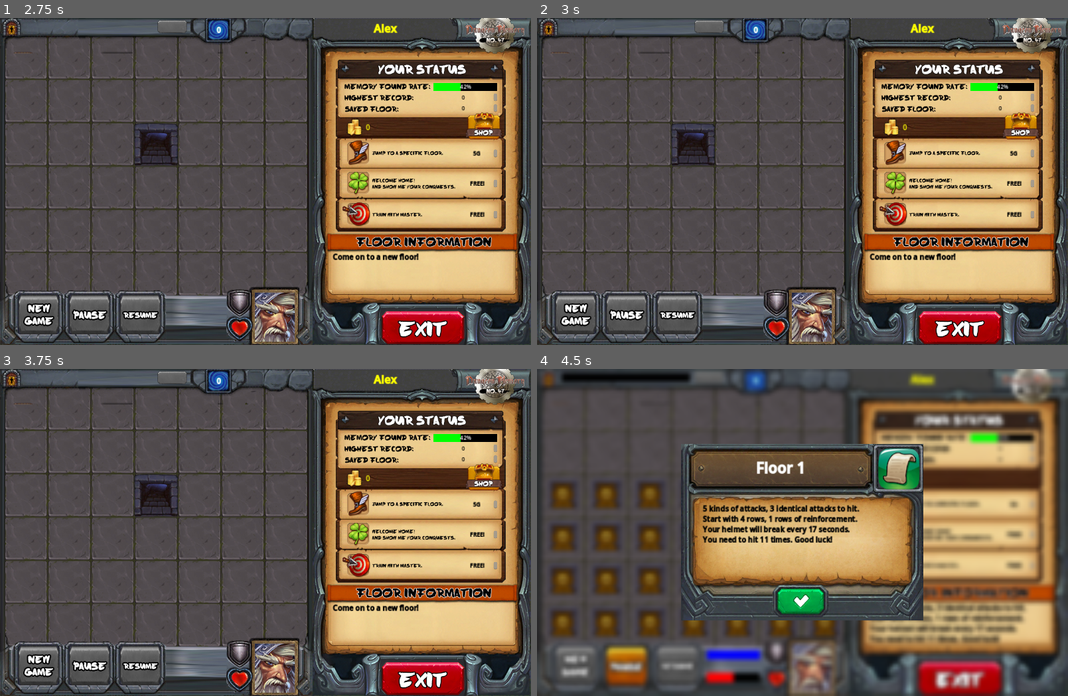
Above: before the commit, frames 1-4 (two rows, left to right).
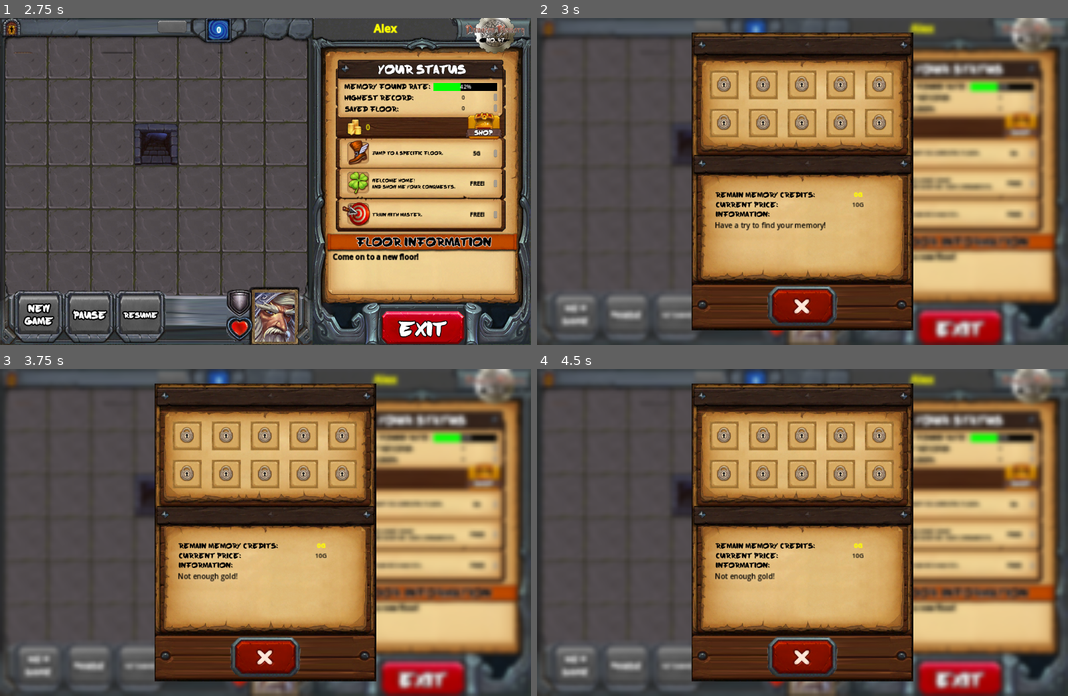
Above: after the commit, the same moments.

Repository: zjbthomas/MemoryDungeon
Game: Godot game, scene res://scenes/Login.tscn
Same seed, same stepped clock (60 frames per second), same inputs: the game is played once before the commit and once after it.
Inputs (mouse positions are in pixels of both pictures, inside the frame that each line leads up to):
- Up to frame 1 (2.75 s): click (297, 246) at 0.52 s; type "Alex" at 0.6 s; click (297, 266) at 0.75 s; type "12" at 0.83 s; click (265, 305) at 1.25 s; click (265, 250) at 2 s
- Up to frame 2 (3 s): click (1020, 125) at 2.75 s
- Up to frame 3 (3.75 s): click (185, 434) at 3.52 s
- Up to frame 4 (4.5 s): click (690, 496) at 4.25 s

Frame 1 is identical in both runs. In frame 2, 52% of the frame differs, in the area x 0-100%, y 0-100%; in frame 3, 52%; in frame 4, 45%.

Commit message:
Implemented shop window and fixed some bugs

Diff:
--- a/Godot/scenes/Main.tscn
+++ b/Godot/scenes/Main.tscn
@@ -35,6 +35,7 @@
 [connection signal="next_floor_button_pressed" from="MainGUI" to="." method="_on_main_gui_next_floor_button_pressed"]
 [connection signal="pause_button_pressed" from="MainGUI" to="." method="_on_main_gui_pause_button_pressed"]
 [connection signal="resume_button_pressed" from="MainGUI" to="." method="_on_main_gui_resume_button_pressed"]
+[connection signal="shop_button_pressed" from="MainGUI" to="." method="_on_main_gui_shop_button_pressed"]
 [connection signal="card_button_pressed" from="MainGUI/Board" to="." method="_on_board_card_button_pressed"]
 [connection signal="timeout" from="AMTimer" to="." method="_on_am_timer_timeout"]
 [connection signal="timeout" from="SettleTimer" to="." method="_on_settle_timer_timeout"]
--- a/Godot/scenes/MainGUI.tscn
+++ b/Godot/scenes/MainGUI.tscn
@@ -466,5 +466,6 @@
 [connection signal="pressed" from="LeftPanel/GameControls/NextFloorButton" to="." method="_on_next_floor_button_pressed"]
 [connection signal="pressed" from="LeftPanel/GameStatus/BottomPanel/HeroSprite/HeroButton" to="." method="_on_hero_button_pressed"]
 [connection signal="pressed" from="RightPanel/UserStatus/CollectionBar/CollectionButton" to="." method="_on_collection_button_pressed"]
+[connection signal="pressed" from="RightPanel/GameFunctions/ShopFunction/ShopButton" to="." method="_on_shop_button_pressed"]
 [connection signal="pressed" from="RightPanel/GameFunctions/AIFunction/AIButton" to="." method="_on_ai_button_pressed"]
 [connection signal="pressed" from="RightPanel/ExitButton" to="." method="_on_exit_button_pressed"]
--- a/Godot/scenes/MessageWindowGUI.tscn
+++ b/Godot/scenes/MessageWindowGUI.tscn
@@ -79,5 +79,6 @@
 icon = ExtResource("4_mb26j")
 flat = true
 
+[connection signal="card_button_pressed" from="ImageContainer/CardInDraw" to="." method="_on_card_in_draw_card_button_pressed"]
 [connection signal="card_flipped" from="ImageContainer/CardInDraw" to="." method="_on_card_in_draw_card_flipped"]
 [connection signal="pressed" from="OKButton" to="." method="_on_ok_button_pressed"]
--- /dev/null
+++ b/Godot/scenes/ShopWindowGUI.tscn
@@ -0,0 +1,180 @@
+[gd_scene load_steps=9 format=3 uid="uid://dqwwfgq1xf2v0"]
+
+[ext_resource type="Texture2D" uid="uid://u2nl7red8vox" path="res://images/screens/form_shop.jpg" id="1_jcu2q"]
+[ext_resource type="Script" path="res://scripts/scenes/ShopWindowGUI.gd" id="2_6lyy6"]
+[ext_resource type="Texture2D" uid="uid://crqgl7v3riaee" path="res://images/screens/button_close.png" id="3_i2jod"]
+[ext_resource type="PackedScene" uid="uid://cc1yjbeih51ex" path="res://scenes/CardInDraw.tscn" id="4_1rf4o"]
+
+[sub_resource type="StyleBoxEmpty" id="StyleBoxEmpty_uyumv"]
+
+[sub_resource type="StyleBoxEmpty" id="StyleBoxEmpty_xgy1o"]
+
+[sub_resource type="StyleBoxEmpty" id="StyleBoxEmpty_43dr4"]
+
+[sub_resource type="StyleBoxEmpty" id="StyleBoxEmpty_6euyw"]
+
+[node name="ShopWindowGUI" type="TextureRect"]
+texture = ExtResource("1_jcu2q")
+script = ExtResource("2_6lyy6")
+
+[node name="Shelf" type="GridContainer" parent="."]
+layout_mode = 1
+anchors_preset = 15
+anchor_right = 1.0
+anchor_bottom = 1.0
+offset_left = 32.0
+offset_top = 77.0
+offset_right = -34.0
+offset_bottom = -420.0
+grow_horizontal = 2
+grow_vertical = 2
+columns = 5
+
+[node name="AspectRatioContainer" type="AspectRatioContainer" parent="Shelf"]
+layout_mode = 2
+size_flags_horizontal = 6
+size_flags_vertical = 6
+
+[node name="CardInDraw" parent="Shelf/AspectRatioContainer" groups=["draw_cards"] instance=ExtResource("4_1rf4o")]
+
+[node name="AspectRatioContainer2" type="AspectRatioContainer" parent="Shelf"]
+layout_mode = 2
+size_flags_horizontal = 6
+size_flags_vertical = 6
+
+[node name="CardInDraw" parent="Shelf/AspectRatioContainer2" groups=["draw_cards"] instance=ExtResource("4_1rf4o")]
+
+[node name="AspectRatioContainer3" type="AspectRatioContainer" parent="Shelf"]
+layout_mode = 2
+size_flags_horizontal = 6
+size_flags_vertical = 6
+
+[node name="CardInDraw" parent="Shelf/AspectRatioContainer3" groups=["draw_cards"] instance=ExtResource("4_1rf4o")]
+
+[node name="AspectRatioContainer4" type="AspectRatioContainer" parent="Shelf"]
+layout_mode = 2
+size_flags_horizontal = 6
+size_flags_vertical = 6
+
+[node name="CardInDraw" parent="Shelf/AspectRatioContainer4" groups=["draw_cards"] instance=ExtResource("4_1rf4o")]
+
+[node name="AspectRatioContainer5" type="AspectRatioContainer" parent="Shelf"]
+layout_mode = 2
+size_flags_horizontal = 6
+size_flags_vertical = 6
+
+[node name="CardInDraw" parent="Shelf/AspectRatioContainer5" groups=["draw_cards"] instance=ExtResource("4_1rf4o")]
+
+[node name="AspectRatioContainer6" type="AspectRatioContainer" parent="Shelf"]
+layout_mode = 2
+size_flags_horizontal = 6
+size_flags_vertical = 6
+
+[node name="CardInDraw" parent="Shelf/AspectRatioContainer6" groups=["draw_cards"] instance=ExtResource("4_1rf4o")]
+
+[node name="AspectRatioContainer7" type="AspectRatioContainer" parent="Shelf"]
+layout_mode = 2
+size_flags_horizontal = 6
+size_flags_vertical = 6
+
+[node name="CardInDraw" parent="Shelf/AspectRatioContainer7" groups=["draw_cards"] instance=ExtResource("4_1rf4o")]
+
+[node name="AspectRatioContainer8" type="AspectRatioContainer" parent="Shelf"]
+layout_mode = 2
+size_flags_horizontal = 6
+size_flags_vertical = 6
+
+[node name="CardInDraw" parent="Shelf/AspectRatioContainer8" groups=["draw_cards"] instance=ExtResource("4_1rf4o")]
+
+[node name="AspectRatioContainer9" type="AspectRatioContainer" parent="Shelf"]
+layout_mode = 2
+size_flags_horizontal = 6
+size_flags_vertical = 6
+
+[node name="CardInDraw" parent="Shelf/AspectRatioContainer9" groups=["draw_cards"] instance=ExtResource("4_1rf4o")]
+
+[node name="AspectRatioContainer10" type="AspectRatioContainer" parent="Shelf"]
+layout_mode = 2
+size_flags_horizontal = 6
+size_flags_vertical = 6
+
+[node name="CardInDraw" parent="Shelf/AspectRatioContainer10" groups=["draw_cards"] instance=ExtResource("4_1rf4o")]
+
+[node name="OKButton" type="Button" parent="."]
+layout_mode = 1
+anchors_preset = 7
+anchor_left = 0.5
+anchor_top = 1.0
+anchor_right = 0.5
+anchor_bottom = 1.0
+offset_left = -82.5
+offset_top = -99.0
+offset_right = 84.5
+offset_bottom = -4.0
+grow_horizontal = 2
+grow_vertical = 0
+theme_override_styles/normal = SubResource("StyleBoxEmpty_uyumv")
+theme_override_styles/hover = SubResource("StyleBoxEmpty_xgy1o")
+theme_override_styles/pressed = SubResource("StyleBoxEmpty_43dr4")
+theme_override_styles/focus = SubResource("StyleBoxEmpty_6euyw")
+icon = ExtResource("3_i2jod")
+flat = true
+
+[node name="GoldLabel" type="RichTextLabel" parent="."]
+layout_mode = 0
+offset_left = 290.0
+offset_top = 351.0
+offset_right = 451.0
+offset_bottom = 374.0
+theme_override_colors/default_color = Color(1, 1, 0, 1)
+theme_override_font_sizes/normal_font_size = 14
+theme_override_font_sizes/bold_font_size = 14
+bbcode_enabled = true
+text = "[center][b]0G"
+
+[node name="PriceLabel" type="RichTextLabel" parent="."]
+layout_mode = 0
+offset_left = 290.0
+offset_top = 373.0
+offset_right = 451.0
+offset_bottom = 396.0
+theme_override_colors/default_color = Color(0, 0, 0, 1)
+theme_override_font_sizes/normal_font_size = 14
+bbcode_enabled = true
+text = "[center]10G"
+
+[node name="InfoLabel" type="RichTextLabel" parent="."]
+layout_mode = 0
+offset_left = 52.0
+offset_top = 418.0
+offset_right = 451.0
+offset_bottom = 511.0
+theme_override_colors/default_color = Color(0, 0, 0, 1)
+theme_override_font_sizes/bold_font_size = 16
+bbcode_enabled = true
+text = "Line 1
+Line 2
+Line 3
+Line 4"
+
+[connection signal="card_button_pressed" from="Shelf/AspectRatioContainer/CardInDraw" to="." method="_on_card_in_draw_card_button_pressed"]
+[connection signal="card_flipped" from="Shelf/AspectRatioContainer/CardInDraw" to="." method="_on_card_in_draw_card_flipped"]
+[connection signal="card_button_pressed" from="Shelf/AspectRatioContainer2/CardInDraw" to="." method="_on_card_in_draw_card_button_pressed"]
+[connection signal="card_flipped" from="Shelf/AspectRatioContainer2/CardInDraw" to="." method="_on_card_in_draw_card_flipped"]
+[connection signal="card_button_pressed" from="Shelf/AspectRatioContainer3/CardInDraw" to="." method="_on_card_in_draw_card_button_pressed"]
+[connection signal="card_flipped" from="Shelf/AspectRatioContainer3/CardInDraw" to="." method="_on_card_in_draw_card_flipped"]
+[connection signal="card_button_pressed" from="Shelf/AspectRatioContainer4/CardInDraw" to="." method="_on_card_in_draw_card_button_pressed"]
+[connection signal="card_flipped" from="Shelf/AspectRatioContainer4/CardInDraw" to="." method="_on_card_in_draw_card_flipped"]
+[connection signal="card_button_pressed" from="Shelf/AspectRatioContainer5/CardInDraw" to="." method="_on_card_in_draw_card_button_pressed"]
+[connection signal="card_flipped" from="Shelf/AspectRatioContainer5/CardInDraw" to="." method="_on_card_in_draw_card_flipped"]
+[connection signal="card_button_pressed" from="Shelf/AspectRatioContainer6/CardInDraw" to="." method="_on_card_in_draw_card_button_pressed"]
+[connection signal="card_flipped" from="Shelf/AspectRatioContainer6/CardInDraw" to="." method="_on_card_in_draw_card_flipped"]
+[connection signal="card_button_pressed" from="Shelf/AspectRatioContainer7/CardInDraw" to="." method="_on_card_in_draw_card_button_pressed"]
+[connection signal="card_flipped" from="Shelf/AspectRatioContainer7/CardInDraw" to="." method="_on_card_in_draw_card_flipped"]
+[connection signal="card_button_pressed" from="Shelf/AspectRatioContainer8/CardInDraw" to="." method="_on_card_in_draw_card_button_pressed"]
+[connection signal="card_flipped" from="Shelf/AspectRatioContainer8/CardInDraw" to="." method="_on_card_in_draw_card_flipped"]
+[connection signal="card_button_pressed" from="Shelf/AspectRatioContainer9/CardInDraw" to="." method="_on_card_in_draw_card_button_pressed"]
+[connection signal="card_flipped" from="Shelf/AspectRatioContainer9/CardInDraw" to="." method="_on_card_in_draw_card_flipped"]
+[connection signal="card_button_pressed" from="Shelf/AspectRatioContainer10/CardInDraw" to="." method="_on_card_in_draw_card_button_pressed"]
+[connection signal="card_flipped" from="Shelf/AspectRatioContainer10/CardInDraw" to="." method="_on_card_in_draw_card_flipped"]
+[connection signal="pressed" from="OKButton" to="." method="_on_ok_button_pressed"]
--- a/Godot/scripts/CardRule.gd
+++ b/Godot/scripts/CardRule.gd
@@ -26,7 +26,7 @@
 
 static func gen_random_k(last_k, n_per_k):
 	var max_k = last_k + 1
-	if (max_k >= Global.MAXK):
+	if (max_k > Global.MAXK):
 		max_k -= 1
 
 	var selected_k = randi() % max_k + OFFSET
--- a/Godot/scripts/GameRule.gd
+++ b/Godot/scripts/GameRule.gd
@@ -424,49 +424,50 @@
 
 				Global.user.save_game() # TODO: is it too frequent?
 			CardRule.SP_TYPE.MAP:
-				matched_type = CardRule.TYPE_UNDEFINED # used in settle() so a class member variable is needed
-
-				var n_pairs
-				var temp_pos
-
-				var temp_matched_type = CardRule.TYPE_UNDEFINED # for HUNTER who finds two pairs
-
-				# how many pairs to match
-				if (Global.user.hero == Global.HERO_TYPE.HUNTER):
-					n_pairs = 2
-				else:
-					n_pairs = 1
-
-				# find pairs
-				for ip in range(n_pairs):
-					# find one card first
-					for fn in range(Global.MAXR * Global.MAXC): # we use multiplication here so we only need to break one loop
-						var ir_find = n_to_rc(fn)[0]
-						var ic_find = n_to_rc(fn)[1]
-
-						if (rows[ir_find].get_card_state(ic_find) == CardRule.CARD_STATE.COVER and
-							!rows[ir_find].is_sp(ic_find) and
-							rows[ir_find].get_card_type(ic_find) != temp_matched_type):
-								rows[ir_find].set_card_state(ic_find, CardRule.CARD_STATE.UNCOVER)
-								matched_type = rows[ir_find].get_card_type(ic_find)
-								temp_pos = fn
-								temp_matched_type = rows[ir_find].get_card_type(ic_find)
-
-								break
-
-					# find other cards that match the reference
-					for en in range(n_erase, 2 - 1, -1): # [3, 2]
-						for fn in range(temp_pos + 1, Global.MAXR * Global.MAXC): # we use multiplication here so we only need to break one loop
+				if (card_remain >= n_erase):
+					matched_type = CardRule.TYPE_UNDEFINED # used in settle() so a class member variable is needed
+
+					var n_pairs
+					var temp_pos
+
+					var temp_matched_type = CardRule.TYPE_UNDEFINED # for HUNTER who finds two pairs
+
+					# how many pairs to match
+					if (Global.user.hero == Global.HERO_TYPE.HUNTER):
+						n_pairs = 2
+					else:
+						n_pairs = 1
+
+					# find pairs
+					for ip in range(n_pairs):
+						# find one card first
+						for fn in range(Global.MAXR * Global.MAXC): # we use multiplication here so we only need to break one loop
 							var ir_find = n_to_rc(fn)[0]
 							var ic_find = n_to_rc(fn)[1]
 
 							if (rows[ir_find].get_card_state(ic_find) == CardRule.CARD_STATE.COVER and
 								!rows[ir_find].is_sp(ic_find) and
-								rows[ir_find].get_card_type(ic_find) == matched_type):
+								rows[ir_find].get_card_type(ic_find) != temp_matched_type):
 									rows[ir_find].set_card_state(ic_find, CardRule.CARD_STATE.UNCOVER)
+									matched_type = rows[ir_find].get_card_type(ic_find)
 									temp_pos = fn
+									temp_matched_type = rows[ir_find].get_card_type(ic_find)
 
 									break
+
+						# find other cards that match the reference
+						for en in range(n_erase, 2 - 1, -1): # [3, 2]
+							for fn in range(temp_pos + 1, Global.MAXR * Global.MAXC): # we use multiplication here so we only need to break one loop
+								var ir_find = n_to_rc(fn)[0]
+								var ic_find = n_to_rc(fn)[1]
+
+								if (rows[ir_find].get_card_state(ic_find) == CardRule.CARD_STATE.COVER and
+									!rows[ir_find].is_sp(ic_find) and
+									rows[ir_find].get_card_type(ic_find) == matched_type):
+										rows[ir_find].set_card_state(ic_find, CardRule.CARD_STATE.UNCOVER)
+										temp_pos = fn
+
+										break
 
 			CardRule.SP_TYPE.HEAL, CardRule.TYPE_UNCOVER_HEAL:
 				if (Global.user.hero == Global.HERO_TYPE.MASTER):
--- a/Godot/scripts/Global.gd
+++ b/Godot/scripts/Global.gd
@@ -17,7 +17,8 @@
 const WINDOW_TYPE = {
 	"message": "res://scenes//MessageWindowGUI.tscn",
 	"hero": "res://scenes//HeroWindowGUI.tscn",
-	"collection": "res://scenes//CollectionWindowGUI.tscn"
+	"collection": "res://scenes//CollectionWindowGUI.tscn",
+	"shop": "res://scenes//ShopWindowGUI.tscn"
 }
 
 var user = User.new()
--- a/Godot/scripts/User.gd
+++ b/Godot/scripts/User.gd
@@ -138,9 +138,9 @@
 	gold -= cost
 
 	# generate a random card.
-	var type = randi() % Global.MAXK + 1
+	var type = randi() % Global.MAXK
 
-	if (owned_k[type - 1]):
+	if (owned_k[type]):
 		# old card
 		gold += 1 # pay back by 1
 
@@ -149,7 +149,7 @@
 		return [type, false]
 	else:
 		# a new card
-		owned_k[type - 1] = true
+		owned_k[type] = true
 
 		save_game()
 
--- a/Godot/scripts/scenes/CardInDraw.gd
+++ b/Godot/scripts/scenes/CardInDraw.gd
@@ -1,6 +1,9 @@
 extends Sprite2D
 
+signal card_button_pressed(card)
 signal card_flipped
+
+var _is_drawn:bool = false
 
 # Called when the node enters the scene tree for the first time.
 func _ready():
@@ -10,14 +13,16 @@
 func _process(delta):
 	pass
 
-func setup_card(card_type):
-	$Cards.play(str(card_type))
+func _on_card_button_pressed():
+	card_button_pressed.emit(self)
 
-func _on_card_button_pressed():
-	card_flip()
-	$CardButton.visible = false # animation can only played once
+func card_flip(card_type):
+	$Cards.play(str(card_type + CardRule.OFFSET))
 
-func card_flip():
+	# animation can only played once
+	_is_drawn = true
+	$CardButton.visible = false
+
 	var ori_scale_x = self.scale.x
 
 	var tween = get_tree().create_tween().bind_node(self)
@@ -31,3 +36,9 @@
 	tween.parallel().tween_property($Cards, "z_index", 0, 0.05).set_trans(Tween.TRANS_CUBIC)
 
 	tween.tween_callback(func(): card_flipped.emit())
+
+func set_button(b):
+	if (_is_drawn):
+		$CardButton.visible = false
+	else:
+		$CardButton.visible = b
--- a/Godot/scripts/scenes/Main.gd
+++ b/Godot/scripts/scenes/Main.gd
@@ -121,6 +121,15 @@
 	$BlurContainer/WrapperWindow.get_loaded_window().ok_button_pressed.connect(func(): $BlurContainer.complete())
 	$BlurContainer.activate()
 
+func _on_main_gui_shop_button_pressed():
+	$BlurContainer/WrapperWindow.load_window("shop")
+	$BlurContainer/WrapperWindow.get_loaded_window().ok_button_pressed.connect(_on_shop_ok_button_pressed)
+	$BlurContainer.activate()
+
+func _on_shop_ok_button_pressed():
+	$BlurContainer.complete()
+	update_collection_bar()
+
 func start(is_by_config):
 	if (not is_by_config):
 		game.new_level() # start a new level
@@ -191,13 +200,15 @@
 
 			$MainGUI/RightPanel/FloorInfo/EvilRect.visible = true
 
+	$MainGUI/LeftPanel/GameStatus/TopPanel/LevelLabel.visible = true
+
 	$BlurContainer/WrapperWindow.load_window("message")
 	$BlurContainer/WrapperWindow.get_loaded_window().setup_ui(title, msg, false)
-	$BlurContainer/WrapperWindow.get_loaded_window().ok_button_pressed.connect(func(): $BlurContainer.complete())
+	$BlurContainer/WrapperWindow.get_loaded_window().ok_button_pressed.connect(_on_start_ok_button_pressed)
 	$BlurContainer.activate()
-#
-	$MainGUI/LeftPanel/GameStatus/TopPanel/LevelLabel.visible = true
-
+
+func _on_start_ok_button_pressed():
+	$BlurContainer.complete()
 	$AMTimer.start()
 
 func update_level_bar():
@@ -412,6 +423,7 @@
 
 		# handle TREASURE
 		if (game.found_treasure):
+			# TODO: check if this one is modal
 			$BlurContainer/WrapperWindow.load_window("message")
 			$BlurContainer/WrapperWindow.get_loaded_window().setup_ui("Wow!", "You find a gift in this floor![p]Please receive it!", true)
 			$BlurContainer/WrapperWindow.get_loaded_window().ok_button_pressed.connect(func(): $BlurContainer.complete())
@@ -427,6 +439,7 @@
 			GameRule.FLOOR_TYPE.EVIL:
 				Global.user.gold += 5
 
+				# TODO: check if this one is modal
 				$BlurContainer/WrapperWindow.load_window("message")
 				$BlurContainer/WrapperWindow.get_loaded_window().setup_ui("Wow!", "You get the chest from beating EVIL![p]Let's open it!", true)
 				$BlurContainer/WrapperWindow.get_loaded_window().ok_button_pressed.connect(func(): $BlurContainer.complete())
--- a/Godot/scripts/scenes/MainGUI.gd
+++ b/Godot/scripts/scenes/MainGUI.gd
@@ -8,6 +8,7 @@
 signal hero_button_pressed
 
 signal collection_button_pressed
+signal shop_button_pressed
 
 signal ai_button_pressed
 
@@ -37,6 +38,9 @@
 func _on_collection_button_pressed():
 	collection_button_pressed.emit()
 
+func _on_shop_button_pressed():
+	shop_button_pressed.emit()
+
 func _on_ai_button_pressed():
 	ai_button_pressed.emit()
 
--- a/Godot/scripts/scenes/MessageWindowGUI.gd
+++ b/Godot/scripts/scenes/MessageWindowGUI.gd
@@ -22,12 +22,6 @@
 
 		$OKButton.disabled = false
 	else:
-		var rets = Global.user.gacha(0)
-		var type = rets[0]
-		_is_new_type = rets[1]
-
-		$ImageContainer/CardInDraw.setup_card(type)
-
 		$ImageContainer/DefaultImage.visible = false
 		$ImageContainer/CardInDraw.visible = true
 
@@ -36,6 +30,13 @@
 func _on_ok_button_pressed():
 	ok_button_pressed.emit()
 
+func _on_card_in_draw_card_button_pressed(card):
+	var rets = Global.user.gacha(0)
+	var type = rets[0]
+	_is_new_type = rets[1]
+
+	card.card_flip(type)
+
 func _on_card_in_draw_card_flipped():
 	if (_is_new_type):
 		$MessageLabel.text = "[b]You find part of your memory!"
--- /dev/null
+++ b/Godot/scripts/scenes/ShopWindowGUI.gd
@@ -0,0 +1,73 @@
+extends TextureRect
+
+signal ok_button_pressed
+
+var _price = 10 # TODO: magic number here
+var _is_new_type = false
+
+var _is_in_animation = false
+
+# Called when the node enters the scene tree for the first time.
+func _ready():
+	_update_ui()
+
+	$InfoLabel.text = "Have a try to find your memory!"
+
+# Called every frame. 'delta' is the elapsed time since the previous frame.
+func _process(delta):
+	pass
+
+func _update_ui():
+	$GoldLabel.text = "[center][b]" + str(Global.user.gold) + "G"
+	$PriceLabel.text = "[center]" + str(max(_price, 0)) + "G"
+
+#func _check_drawable():
+	#if (Global.user.gold >= _price):
+		#get_tree().call_group("draw_cards", "set_button", true)
+	#else:
+		#get_tree().call_group("draw_cards", "set_button", false)
+
+func _on_card_in_draw_card_button_pressed(card):
+	if (!_is_in_animation):
+		if (Global.user.gold >= _price):
+			var rets = Global.user.gacha(_price) # the gold is decreased inside this function
+			var type = rets[0]
+			_is_new_type = rets[1]
+
+			$OKButton.disabled = true
+			_is_in_animation = true # do not allow other cards to be clicked
+
+			$InfoLabel.text = "Finding..."
+
+			card.card_flip(type)
+		else:
+			$InfoLabel.text = "Not enough gold!"
+
+func _on_card_in_draw_card_flipped():
+	if (_is_new_type):
+		$InfoLabel.text = "You find part of your memory!"
+	else:
+		$InfoLabel.text = "Sorry, you are not lucky enough this time."
+
+	# update price
+	_price -= 1
+	_update_ui()
+
+	_is_in_animation = false # allow other cards to be clicked
+	$OKButton.disabled = false
+
+func _on_ok_button_pressed():
+	if (!_is_in_animation):
+		# first, check if there is a free gift
+		if (_price <= 0):
+			# TODO: magic number here
+			var msg = "Thanks for drawing 10 times![p]" + \
+					   "You get a free gift![p]" + \
+						"Please receive it!"
+
+			$BlurContainer/WrapperWindow.load_window("message")
+			$BlurContainer/WrapperWindow.get_loaded_window().setup_ui("Wow!", msg, true)
+			$BlurContainer/WrapperWindow.get_loaded_window().ok_button_pressed.connect(func(): $BlurContainer.complete())
+			$BlurContainer.activate()
+
+		ok_button_pressed.emit()
--- a/Godot/scripts/scenes/WrapperWindow.gd
+++ b/Godot/scripts/scenes/WrapperWindow.gd
@@ -11,6 +11,9 @@
 	pass
 
 func load_window(name):
+	# reset the size
+	size = Vector2(0, 0)
+
 	_loaded_gui = load(Global.WINDOW_TYPE.get(name)).instantiate()
 	add_child(_loaded_gui)
 
